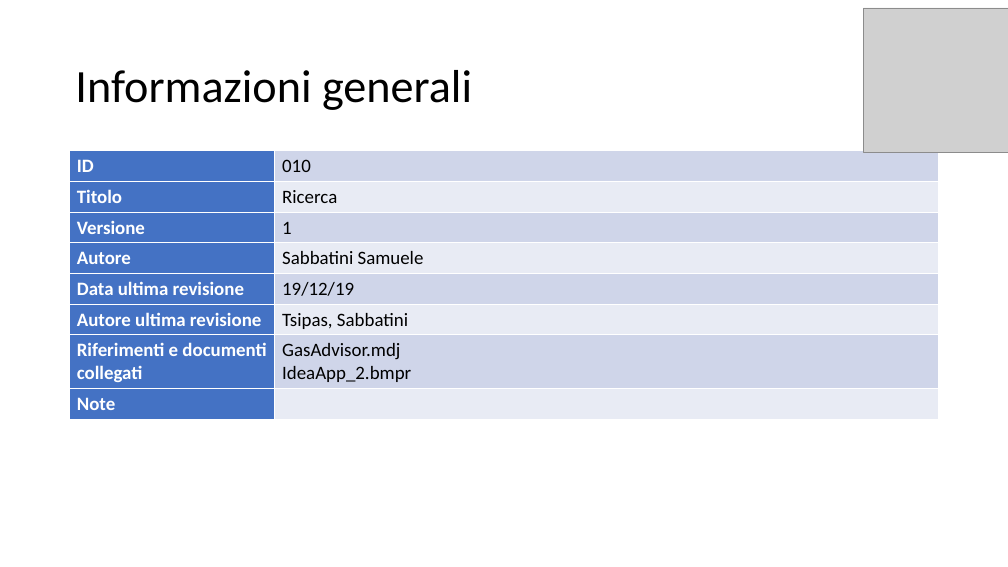
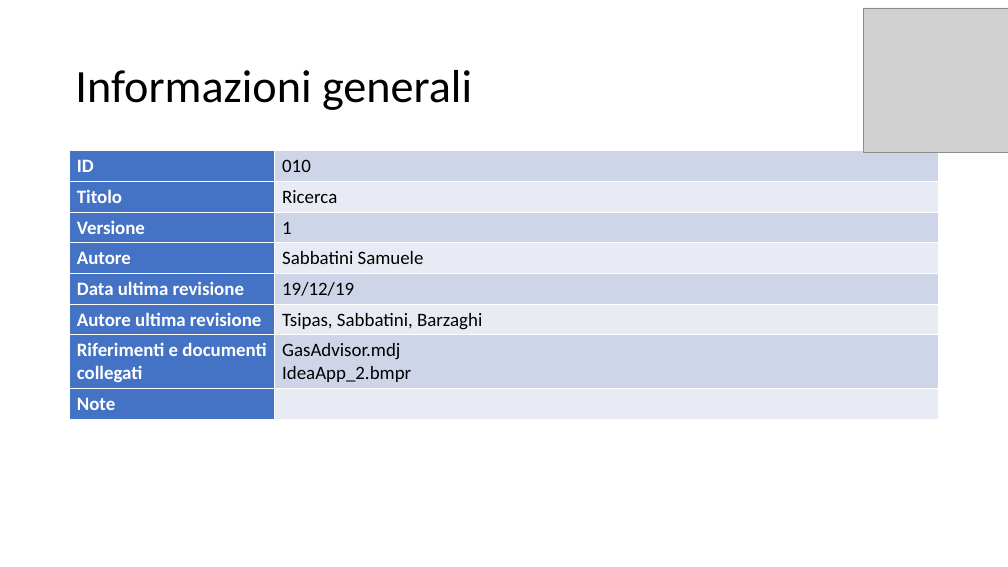
Before and after one commit to itsar19-20/gas, a slide deck: slide 2 of docs/analisi/Template use case/Template Use Case - Ricerca.pptx. Drawn at 1008x567 pixels with LibreOffice and Linux fonts; fonts in the diff are those of the drawing; grey boxes stand for pictures. Boxes give left, top, right and bottom in pixels: in the first picture for what was removed or moved away, otherwise in the second. Text is boxed around its words. In the diff, an @@ line names an element or a change of style, - is before the commit and + after.

Commit message:
aggiunta cognome (Barzaghi), correzioni.

```diff
--- a/docs/analisi/Template use case/Template Use Case - Ricerca.pptx
+++ b/docs/analisi/Template use case/Template Use Case - Ricerca.pptx
@@ table at bbox=[70, 151, 939, 419] @@
-row 6, column 2: Tsipas, Sabbatini
+row 6, column 2: Tsipas, Sabbatini, Barzaghi
```
Also in this commit, not shown: 11 other files.
